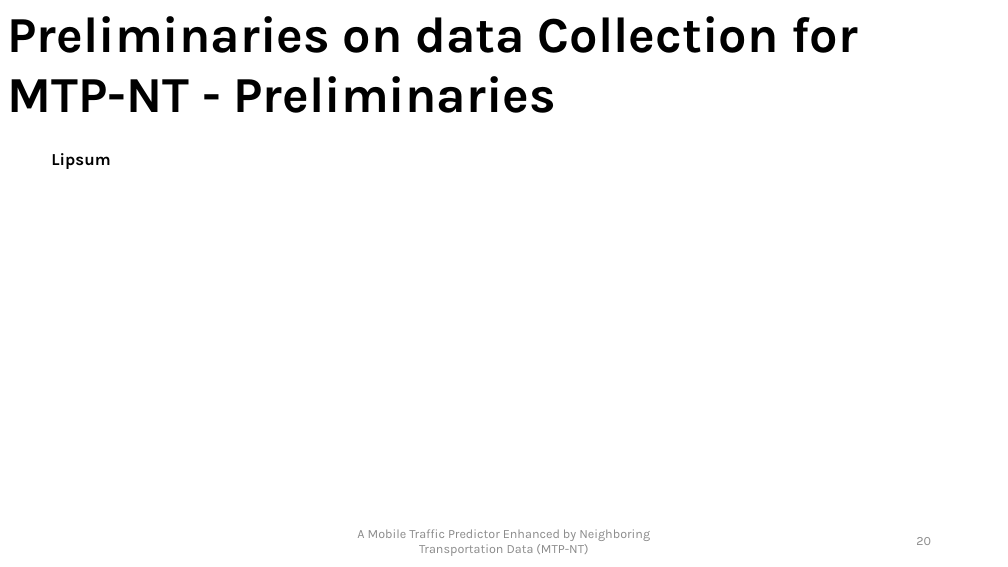
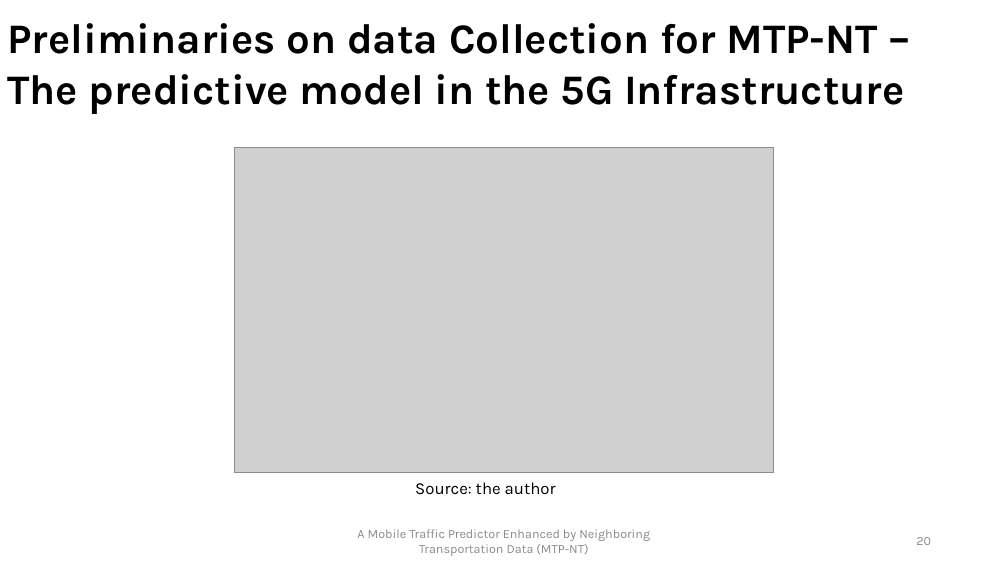
Before and after one commit to PatrickLdA/milan-telecom-analysis, a slide deck: slide 20 of defesa.pptx. Drawn at 1008x567 pixels with LibreOffice and Linux fonts; fonts in the diff are those of the drawing; grey boxes stand for pictures. Boxes give left, top, right and bottom in pixels: in the first picture for what was removed or moved away, otherwise in the second. Text is boxed around its words. In the diff, an @@ line names an element or a change of style, - is before the commit and + after.

Commit message:
Presentation 17-aug

```diff
--- a/defesa.pptx
+++ b/defesa.pptx
@@ text at (8, 23, 904, 114): text changed; size 48 to 40 pt @@
-Preliminaries on data Collection for MTP-NT - Preliminaries
+Preliminaries on data Collection for MTP-NT – The predictive model in the 5G Infrastructure
@@ picture added at (234, 147, 774, 473) @@
@@ text removed at (51, 153, 110, 169) @@
-Lipsum
@@ text added at (415, 482, 556, 495), 16 pt, text #000000 @@
+Source: the author
```
Also in this commit, not shown: 10 slides added.
